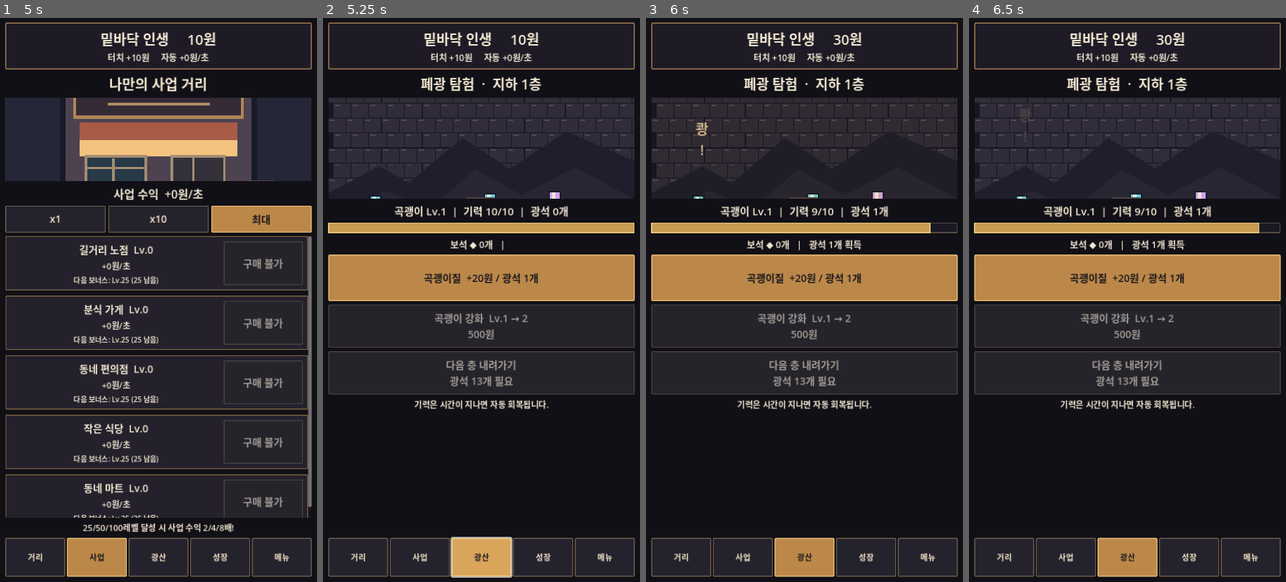
Above: before the commit, frames 1-4 (left to right).
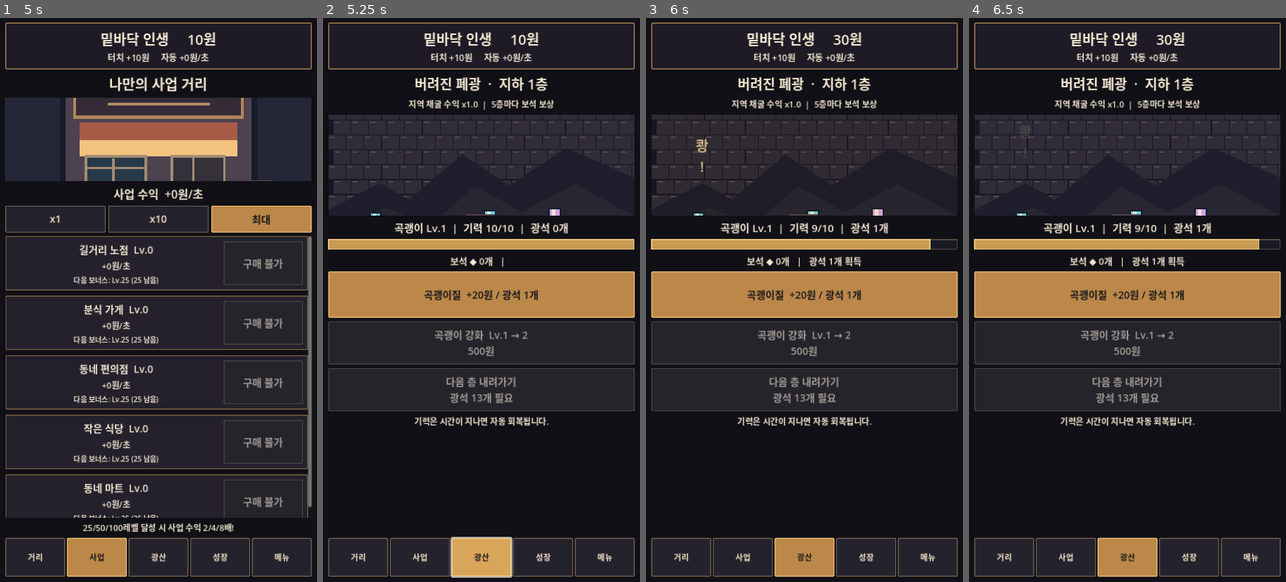
Above: after the commit, the same moments.

Repository: sungpil987/BottomLife-Reborn
Game: Godot game, scene res://scenes/Main.tscn
The game is run twice, just before and just after one commit, with the same random seed, the same clock (stepped at 60 frames per second) and the same inputs.
Inputs (mouse positions are in pixels of both pictures, inside the frame that each line leads up to):
- Up to frame 1 (5 s): click (158, 254) at 0.5 s; click "거리" at 1.25 s; click "사업" at 2 s; click "x1" at 2.75 s; click "x10" at 3.5 s; click "최대" at 4.25 s
- Up to frame 2 (5.25 s): click "광산" at 5 s
- Up to frame 3 (6 s): click "곡괭이질 +20원 / 광석 1개" at 5.75 s
- Up to frame 4 (6.5 s): no input

Frame 1 is identical in both runs. In frame 2, 20% of the frame differs, in the area x 1-99%, y 10-73%; in frame 3, 19%; in frame 4, 20%.

Commit message:
v2.5 add four mining zones and depth milestone gem rewards; fix five-business rebirth reset

Diff:
--- a/scripts/main.gd
+++ b/scripts/main.gd
@@ -274,7 +274,7 @@
 	run_earned = 0.0
 	tap_level = 1
 	auto_level = 0
-	business_levels = [0, 0, 0]
+	business_levels = [0, 0, 0, 0, 0]
 	mine_depth = 1
 	pickaxe_level = 1
 	ore = 0
@@ -488,7 +488,7 @@
 		return
 	mine_energy -= 1.0
 	var reward := float(20 * pickaxe_level * mine_depth)
-	reward *= prestige_multiplier()
+	reward *= prestige_multiplier() * mine_zone_bonus()
 	money += reward
 	run_earned += reward
 	ore += pickaxe_level
@@ -534,17 +534,42 @@
 	save_game()
 	refresh()
 
+func mine_zone_name() -> String:
+	if mine_depth >= 50:
+		return "심연의 수정동굴"
+	if mine_depth >= 25:
+		return "잊힌 금맥"
+	if mine_depth >= 10:
+		return "푸른 광맥"
+	return "버려진 폐광"
+
+func mine_zone_bonus() -> float:
+	if mine_depth >= 50:
+		return 4.0
+	if mine_depth >= 25:
+		return 2.5
+	if mine_depth >= 10:
+		return 1.5
+	return 1.0
+
 func mine_go_deeper() -> void:
 	var cost := mine_depth_cost()
 	if ore < cost:
 		return
 	ore -= cost
 	mine_depth += 1
+	if mine_depth % 5 == 0:
+		var bonus := maxi(1, int(mine_depth / 5))
+		gems += bonus
+		last_mine_find = "지하 %d층 돌파! 보석 %d개 보상" % [mine_depth, bonus]
+	else:
+		last_mine_find = "지하 %d층 도착" % mine_depth
 	save_game()
 	refresh()
 
 func build_mine() -> void:
-	content.add_child(make_label("폐광 탐험  ·  지하 %d층" % mine_depth, 31))
+	content.add_child(make_label("%s  ·  지하 %d층" % [mine_zone_name(), mine_depth], 31))
+	content.add_child(make_label("지역 채굴 수익 x%.1f  |  5층마다 보석 보상" % mine_zone_bonus(), 19))
 	var stage := Control.new()
 	stage.custom_minimum_size.y = 230
 	stage.clip_contents = true
@@ -573,7 +598,7 @@
 	mine_energy_bar.add_theme_stylebox_override("fill", panel_style(Color("#c79b51"), Color("#e6c479"), 0))
 	content.add_child(mine_energy_bar)
 	content.add_child(make_label("보석 ◆ %d개   |   %s" % [gems, last_mine_find], 21))
-	var dig := make_button("곡괭이질  +%s원 / 광석 %d개" % [number(float(20 * pickaxe_level * mine_depth) * prestige_multiplier()), pickaxe_level])
+	var dig := make_button("곡괭이질  +%s원 / 광석 %d개" % [number(float(20 * pickaxe_level * mine_depth) * prestige_multiplier() * mine_zone_bonus()), pickaxe_level])
 	dig.custom_minimum_size.y = 105
 	decorate_button(dig, true)
 	dig.disabled = mine_energy < 1.0
